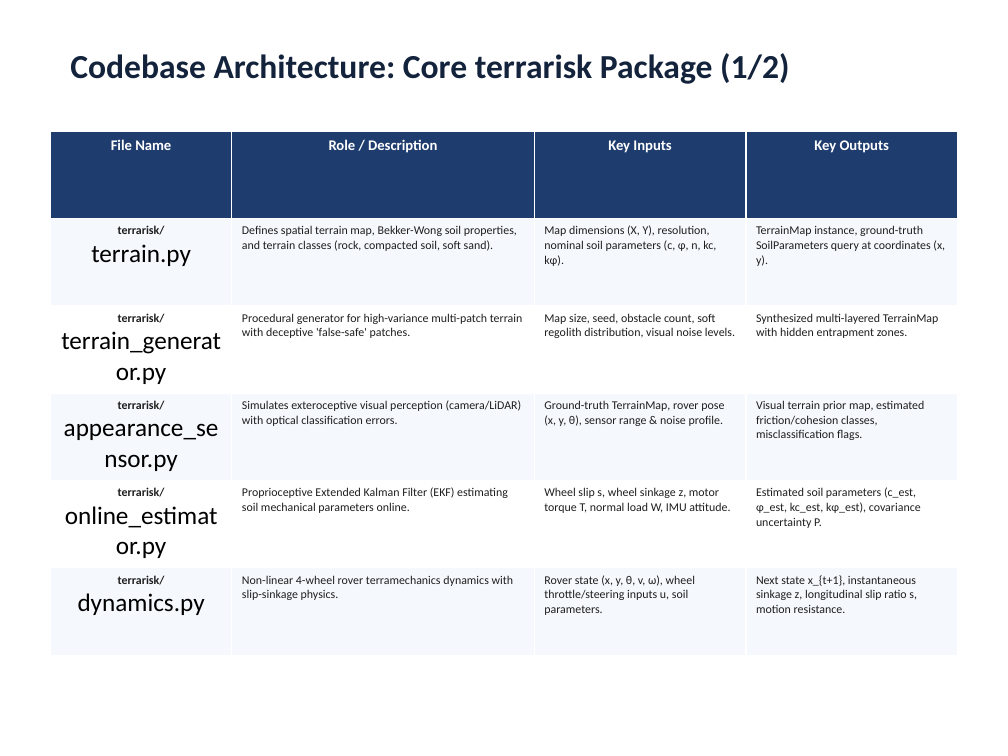
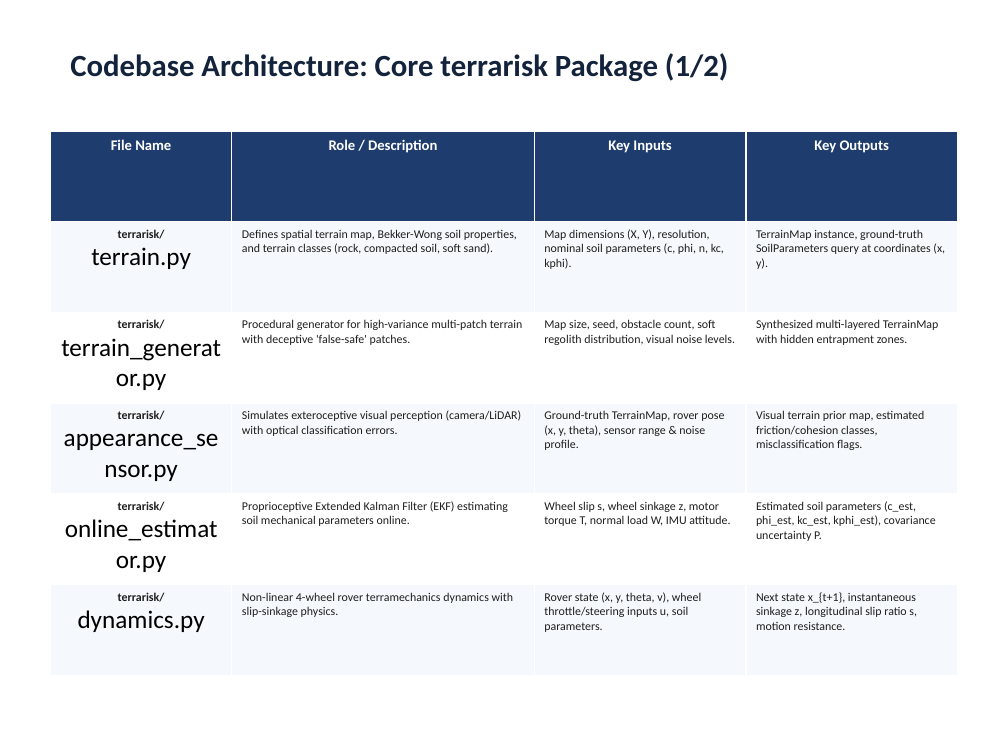
Before and after one commit to k-sushil78569/Terrarisk_EE650_Project, a slide deck: slide 7 of TerraRisk_Final_Presentation.pptx. Drawn at 1008x756 pixels with LibreOffice and Linux fonts; fonts in the diff are those of the drawing. Boxes give left, top, right and bottom in pixels: in the first picture for what was removed or moved away, otherwise in the second. Text is boxed around its words. In the diff, an @@ line names an element or a change of style, - is before the commit and + after.

```diff
--- a/TerraRisk_Final_Presentation.pptx
+++ b/TerraRisk_Final_Presentation.pptx
@@ text "Codebase Architecture: Core terrarisk Package ..." at (x1=70, y1=53, x2=729, y2=82): size 24 to 22 pt @@
@@ table at (x1=50, y1=131, x2=958, y2=675) @@
-row 2, column 3: Map dimensions (X, Y), resolution, nominal soil parameters (c, φ, n, kc, kφ).
+row 2, column 3: Map dimensions (X, Y), resolution, nominal soil parameters (c, phi, n, kc, kphi).
-row 4, column 3: Ground-truth TerrainMap, rover pose (x, y, θ), sensor range & noise profile.
+row 4, column 3: Ground-truth TerrainMap, rover pose (x, y, theta), sensor range & noise profile.
-row 5, column 4: Estimated soil parameters (c_est, φ_est, kc_est, kφ_est), covariance uncertainty P.
+row 5, column 4: Estimated soil parameters (c_est, phi_est, kc_est, kphi_est), covariance uncertainty P.
-row 6, column 3: Rover state (x, y, θ, v, ω), wheel throttle/steering inputs u, soil parameters.
+row 6, column 3: Rover state (x, y, theta, v), wheel throttle/steering inputs u, soil parameters.
```
Also in this commit, not shown: 6 other slides changed, 7 slides added, 2 slides removed, 12 other files.
